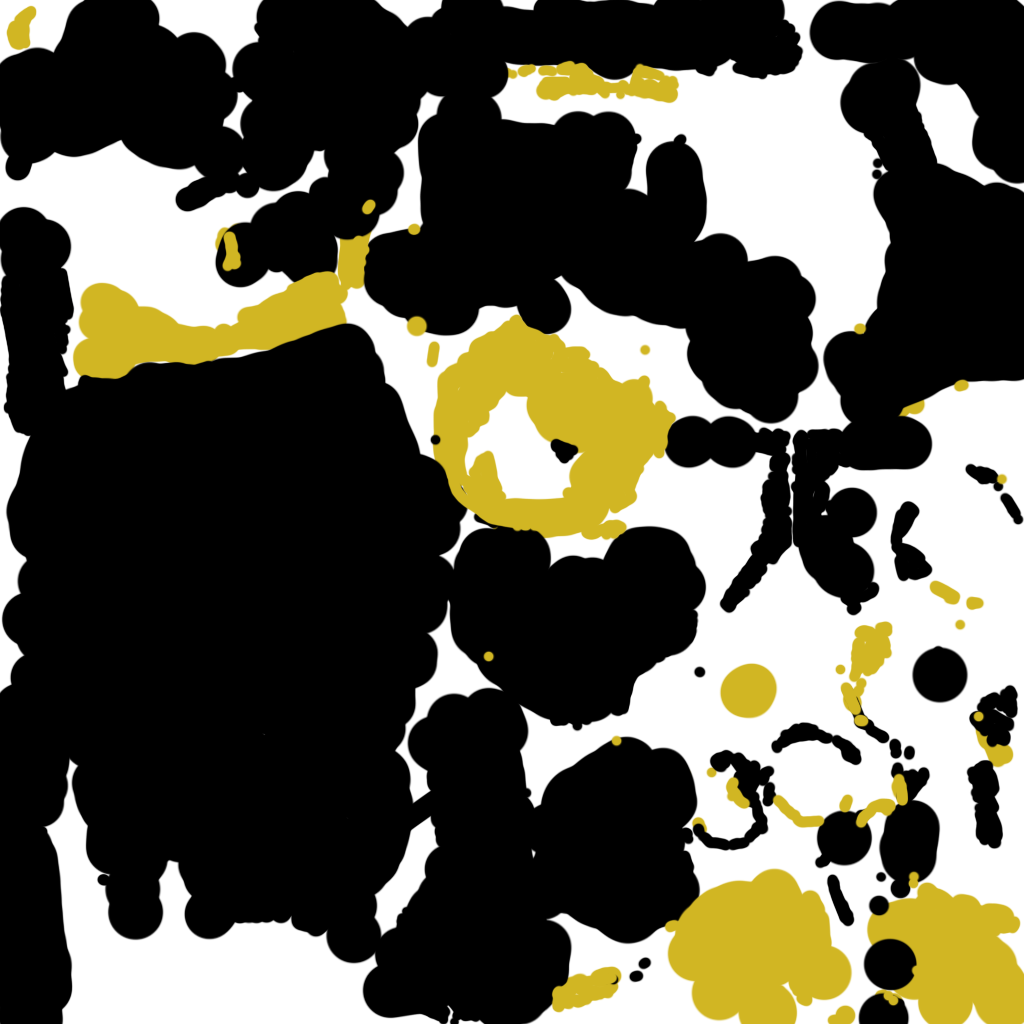
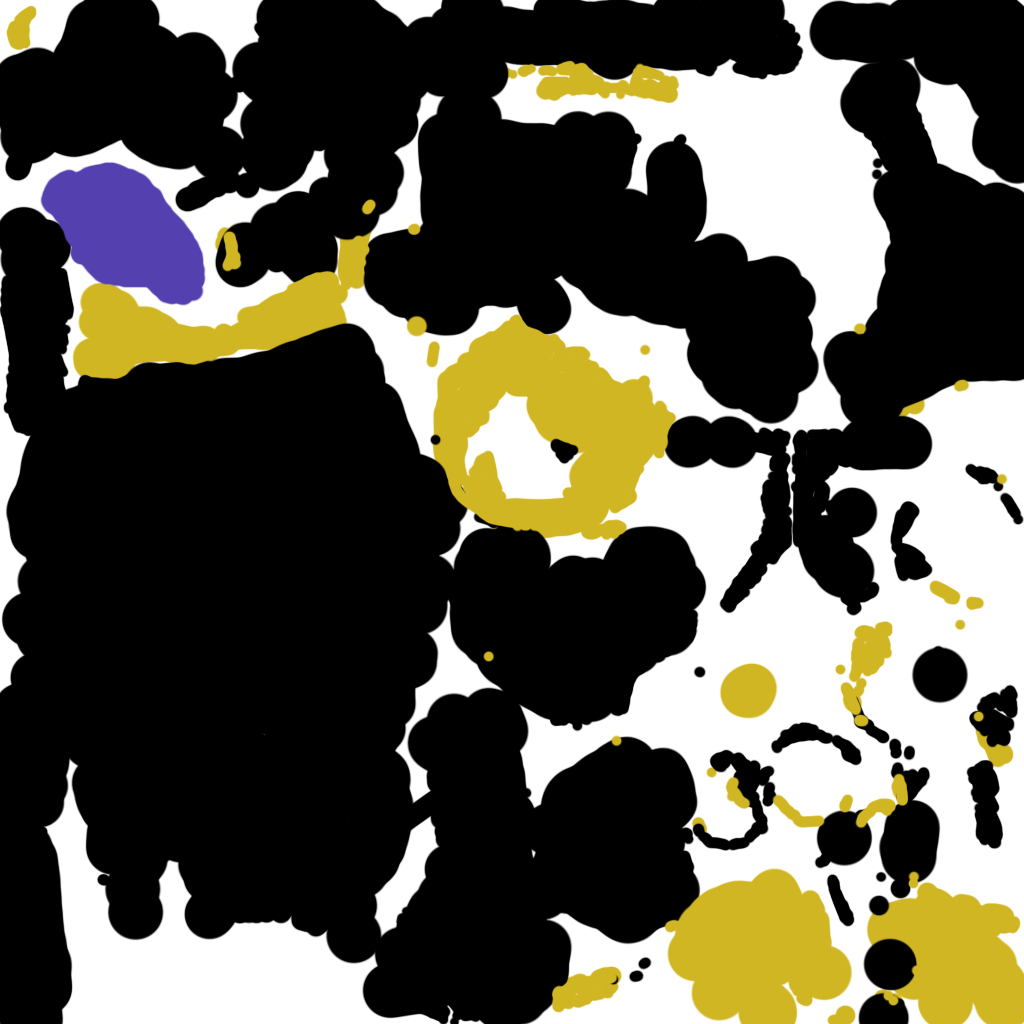
Comparing the layer stacks of the two 1024 × 1024 images. Changes:
painted on "Layer 1" over (40, 161, 206, 306)
